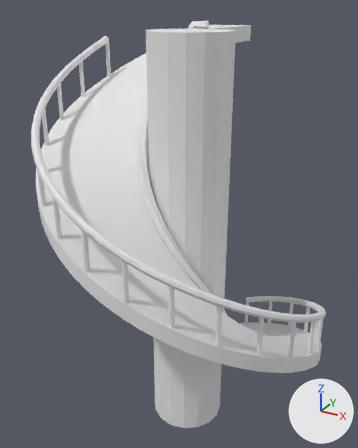
The FBX model shared/modeling-kit/out/goo_jar_stair.fbx: old version first, new version second.
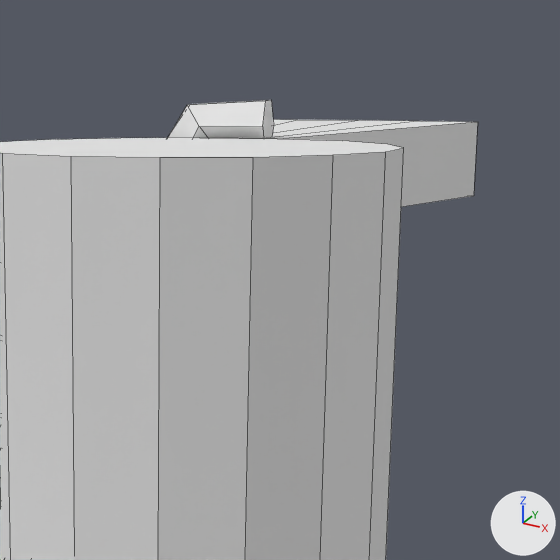
The first picture shows the older version from a 50 mm camera at (8.18, -15.66, 17.33) aimed at (-0.54, 0.19, 9.41). The close-ups show the older and then the newer version on the part from 43% to 75% of the width and 0% to 26% of the height of that picture. Only the edits that show in the close-ups are written down. The lights are fixed; the arrows at lower right show +X, +Y and +Z. The close-ups show mesh edges as thin lines.

The scene before the commit, as lines of its bpy script (objects in view):
```python
me_goo_jar_stair = bpy.data.meshes.new('goo_jar_stair')
me_goo_jar_stair.from_pydata(...)  # 1048 vertices, 866 faces; spans x -5.5..5.5, y -5.5..5.5, z 0.0..16.9
me_goo_jar_stair.materials.append(mat_goo_jar_stair_vcol)  # white #e7e7e7
ob_goo_jar_stair = bpy.data.objects.new('goo_jar_stair', me_goo_jar_stair)
ob_goo_jar_stair.location = (0.0, 0.0, 0.0)
```
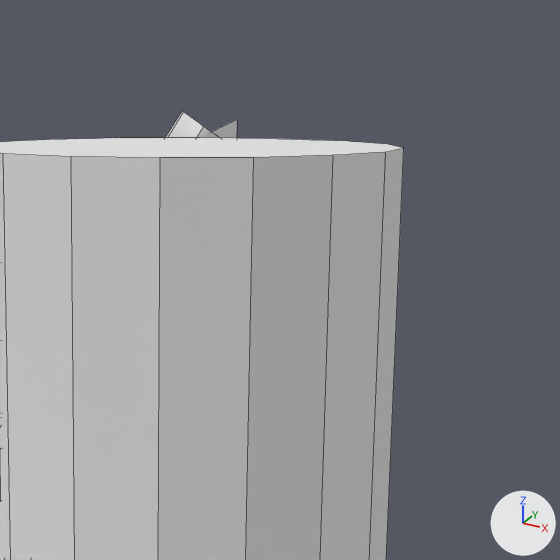
The change, as a list of edits to the scene's bpy script:
```text
Change me_goo_jar_stair:
    used by ob_goo_jar_stair; location = (0.0, 0.0, 0.0)
    remove me_goo_jar_stair.from_pydata(...)  # 1048 vertices, 866 faces; spans x -5.5..5.5, y -5.5..5.5, z 0.0..16.9
    add me_goo_jar_stair.from_pydata(...)  # 1026 vertices, 848 faces; spans x -5.5..5.5, y -5.5..5.5, z 0.0..16.8
    me_goo_jar_stair part 1
    25 vertices are removed from x -1.6..0.0, y 1.4..5.5, z 16.0..16.9
    24 faces are deleted
    3 vertices are added at (-0.8, 1.7, 16.7), (-0.6, 1.7, 16.6), (-0.5, 1.6, 16.6)
    6 new faces join them
```

Pixel boxes [x1, y1, x2, y2] of what changed, in the close-ups (560 x 560 px):
'goo_jar_stair', reshaped
    before: [0, 100, 478, 560]
    after: [0, 111, 404, 560]
part 1 of me_goo_jar_stair, cut back
    before: [188, 100, 478, 207]
    after: [190, 116, 237, 138]
